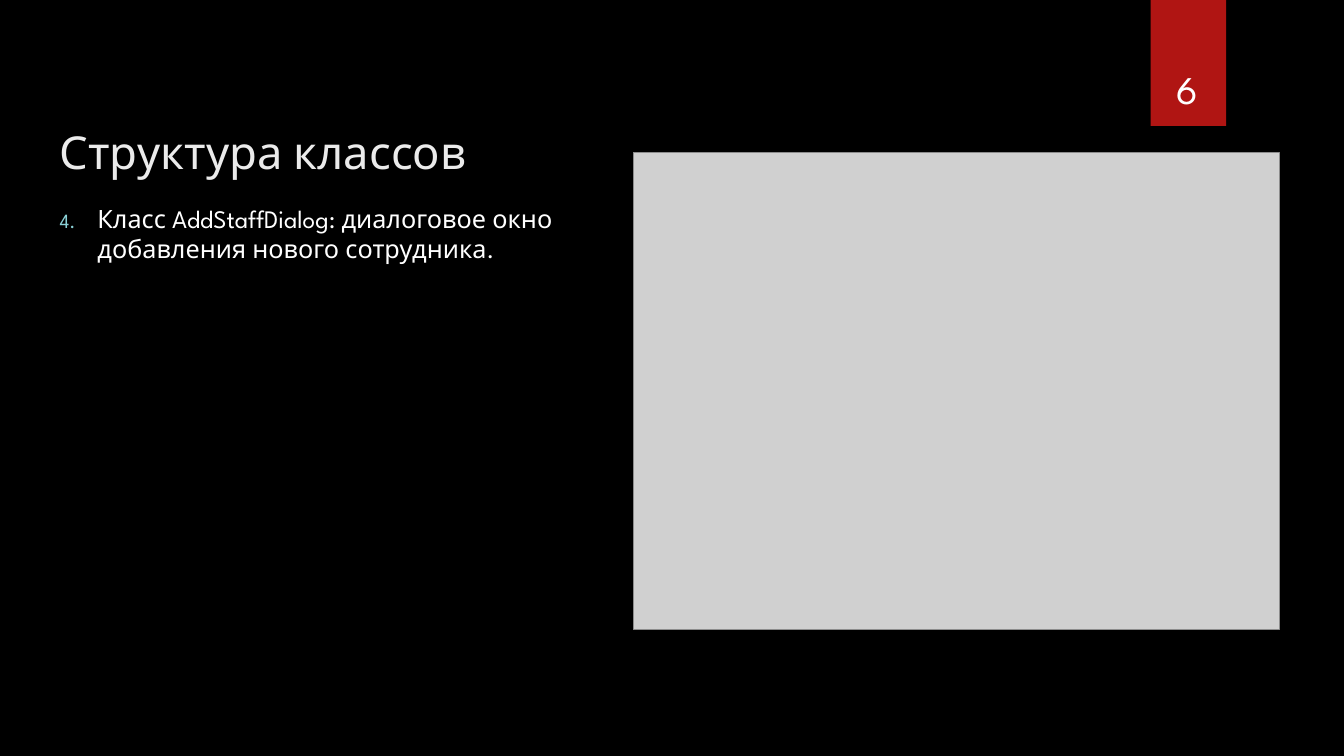
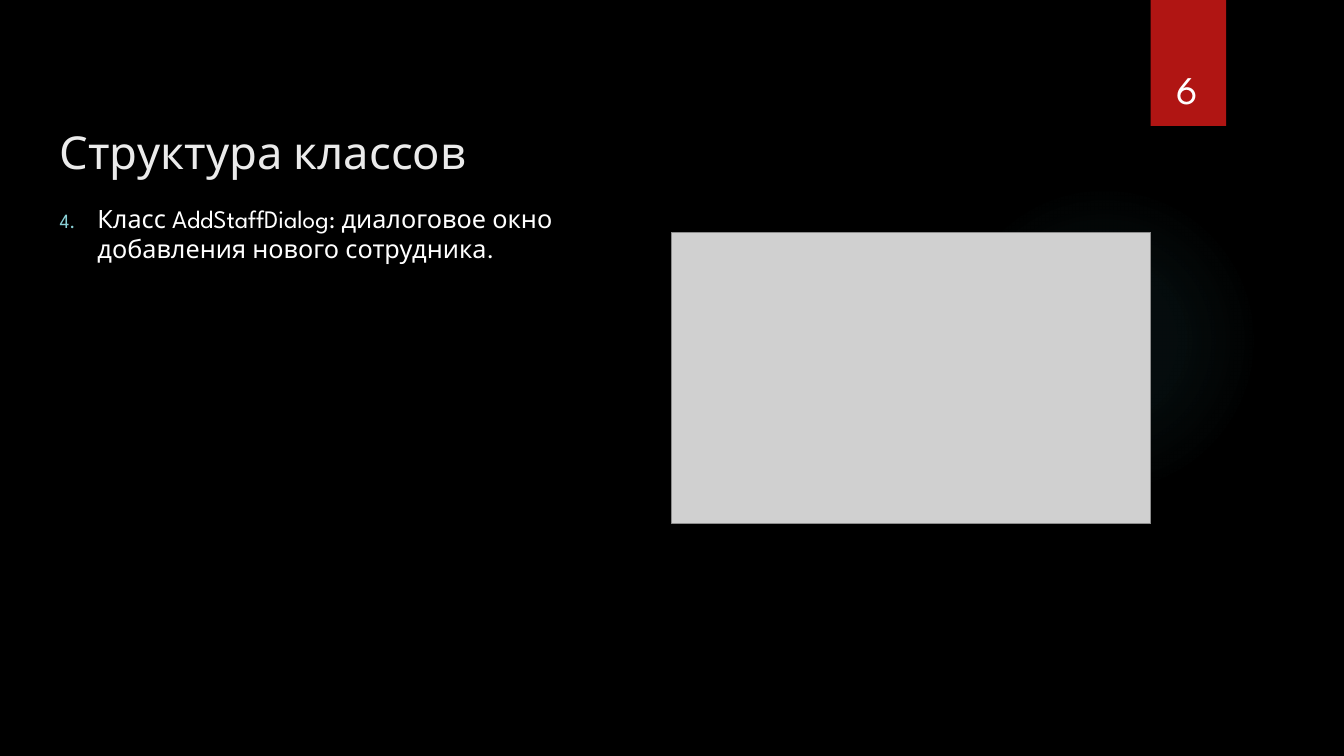
Before and after one commit to Gentlem4n72/Qt-project, a slide deck: slide 6 of shop/documents/Имитация кассового аппарата.pptx. Drawn at 1344x756 pixels with LibreOffice and Linux fonts; fonts in the diff are those of the drawing; grey boxes stand for pictures; background and template pictures are left out. Boxes give left, top, right and bottom in pixels: in the first picture for what was removed or moved away, otherwise in the second. Text is boxed around its words. In the diff, an @@ line names an element or a change of style, - is before the commit and + after.

```diff
--- a/shop/documents/Имитация кассового аппарата.pptx
+++ b/shop/documents/Имитация кассового аппарата.pptx
@@ picture removed at (633,153,1279,630) @@
@@ ellipse added at (949,185,1259,495), fill gradient #50B9C1 @@
@@ picture added at (673,232,1151,523) @@
```
Also in this commit, not shown: 4 other slides changed, 5 other files.
